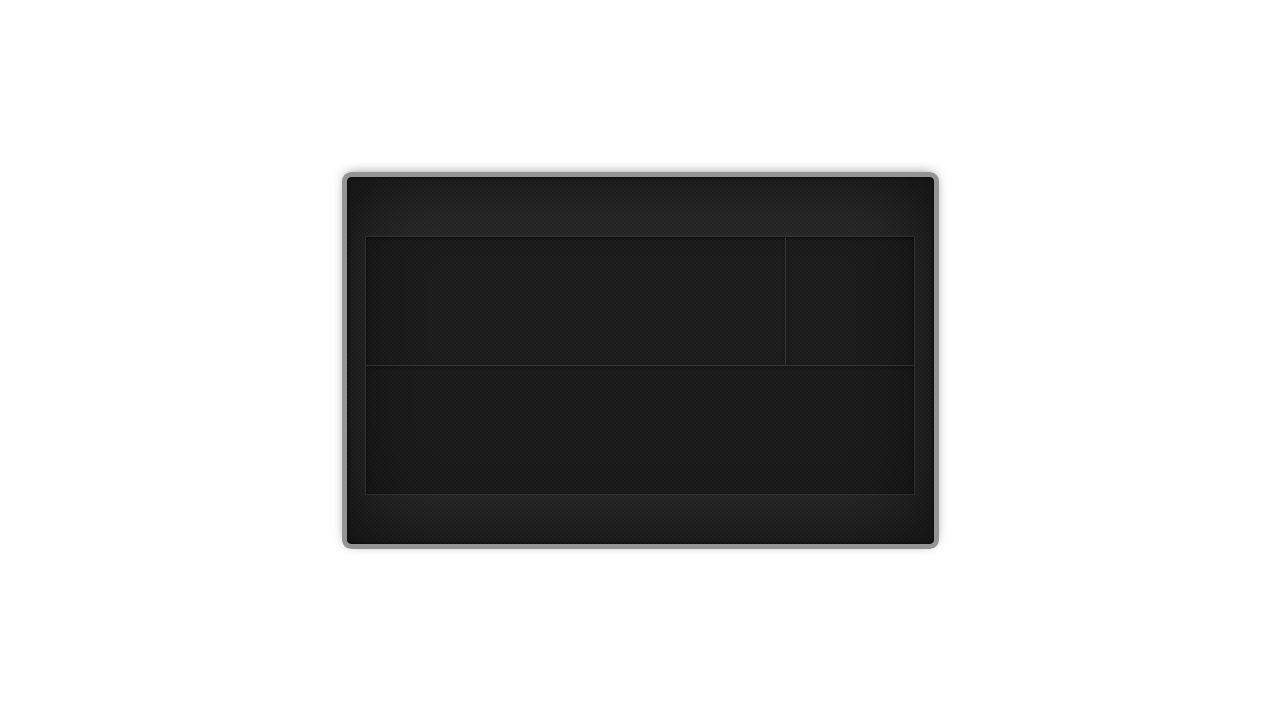
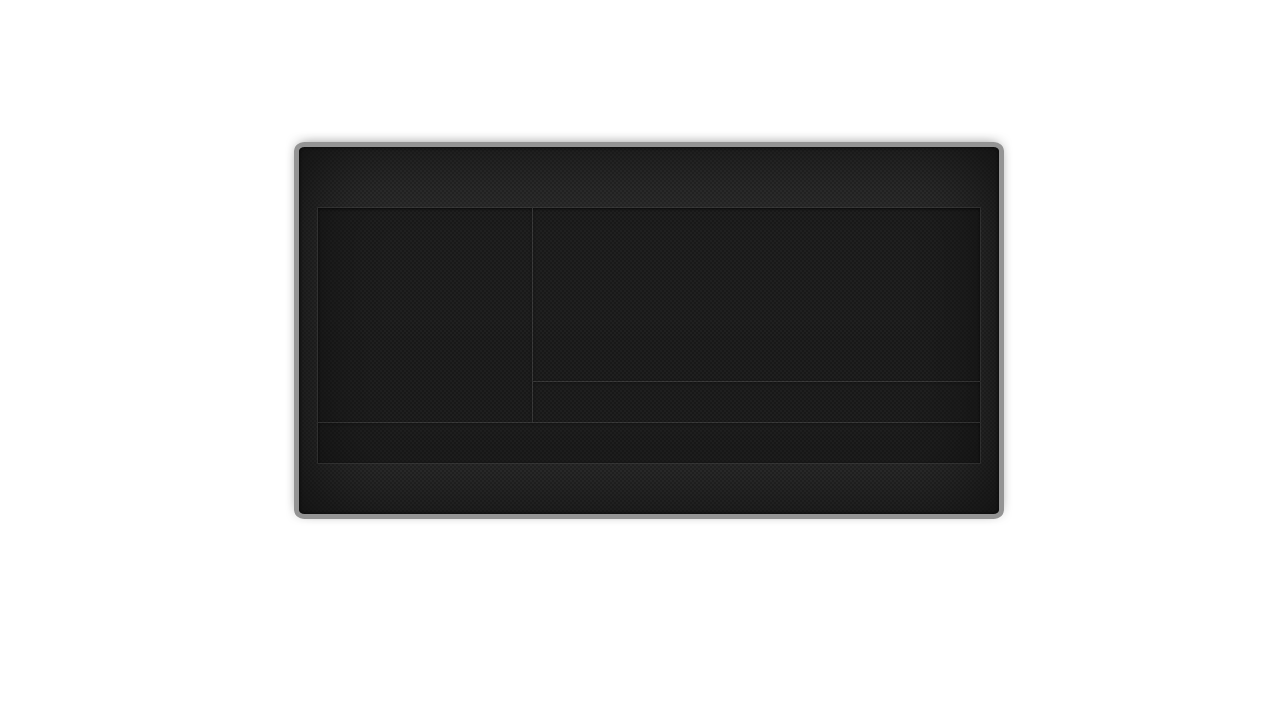
Revision of a layered (1280, 720) image; what changed, layer by layer:
added group "Song Info" with 2 layers above "Profiles Settings" over [299, 147, 999, 514]
added layer "text-field" (1st of 4, in "Song Info") in group "Song Info" over [318, 208, 980, 463]
added layer "Base" (1st of 13, in "Song Info") (95%) in group "Song Info" over [299, 147, 999, 514]
hid group "Profiles Settings" (2 layers) over [347, 177, 934, 544]
